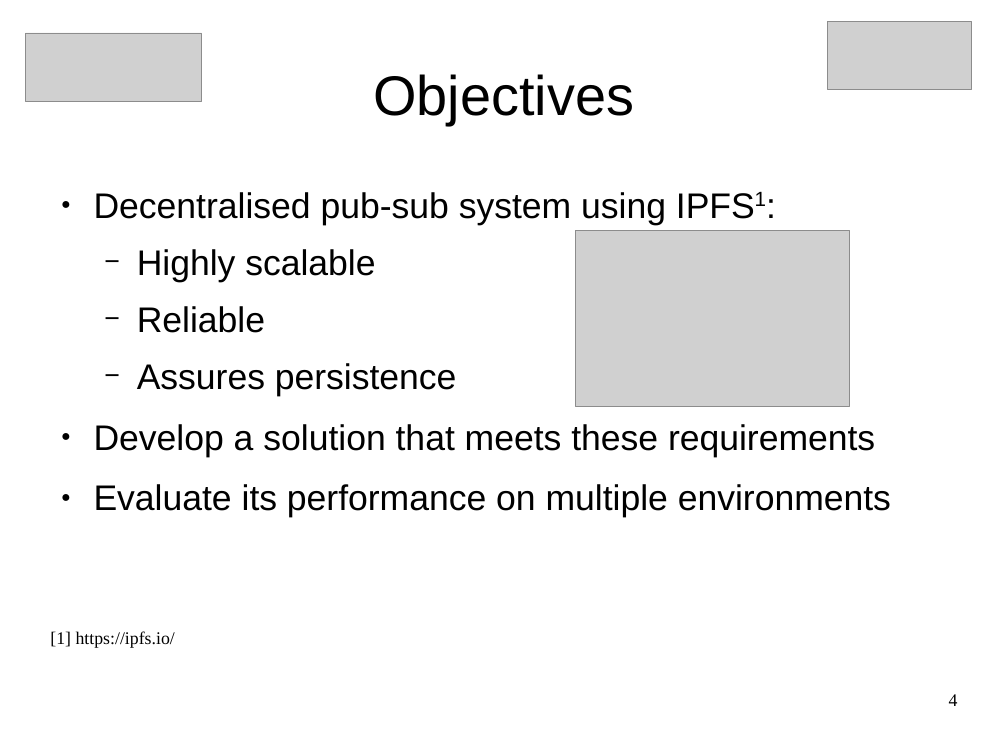
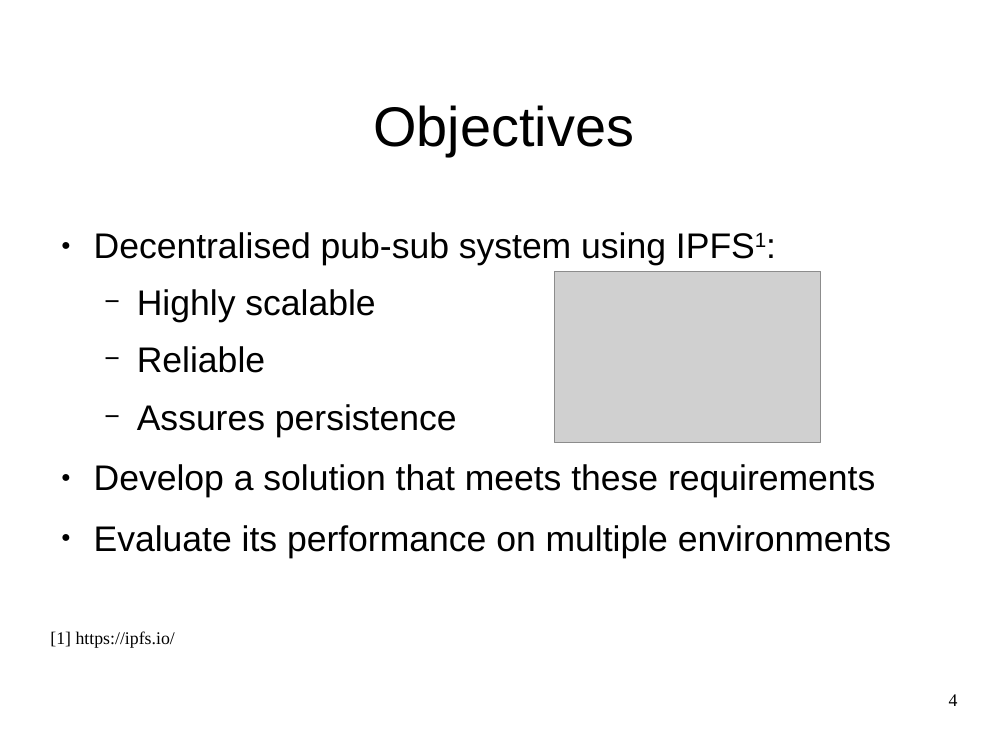
Before and after one commit to JGAntunes/pulsarcast, a slide deck: slide 4 of project-report/presentation.odp. Drawn at 1008x756 pixels with LibreOffice and Linux fonts; fonts in the diff are those of the drawing; grey boxes stand for pictures; background and template pictures are left out. Boxes give left, top, right and bottom in pixels: in the first picture for what was removed or moved away, otherwise in the second. Text is boxed around its words. In the diff, an @@ line names an element or a change of style, - is before the commit and + after.

Commit message:
presentation: adding system anylisis

```diff
--- a/project-report/presentation.odp
+++ b/project-report/presentation.odp
@@ picture removed at <box>829,22,973,90</box> @@
@@ picture removed at <box>26,33,201,102</box> @@
@@ title "Objectives": place and size @@
-title "Objectives" at <box>373,74,634,125</box>
+title "Objectives" at <box>373,105,634,156</box>
@@ text "Decentralised pub-sub system using IPFS1:": place and size @@
-text "Decentralised pub-sub system using IPFS1:" at <box>94,192,891,518</box>
+text "Decentralised pub-sub system using IPFS1:" at <box>94,232,891,558</box>
@@ picture: place and size @@
-picture at <box>576,231,850,406</box>
+picture at <box>554,271,820,442</box>
```
Also in this commit, not shown: 14 other slides changed, 6 slides added.
